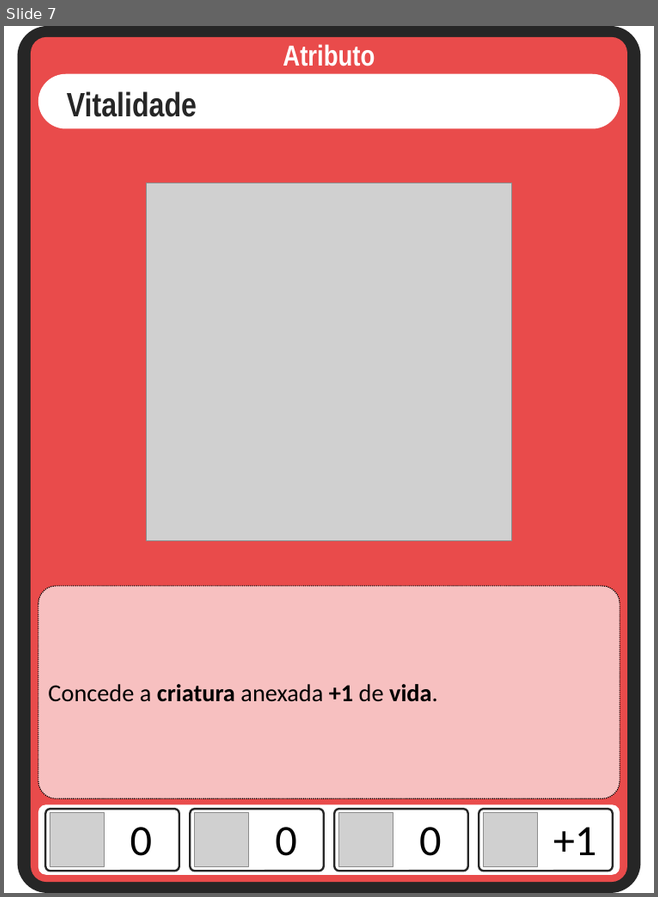
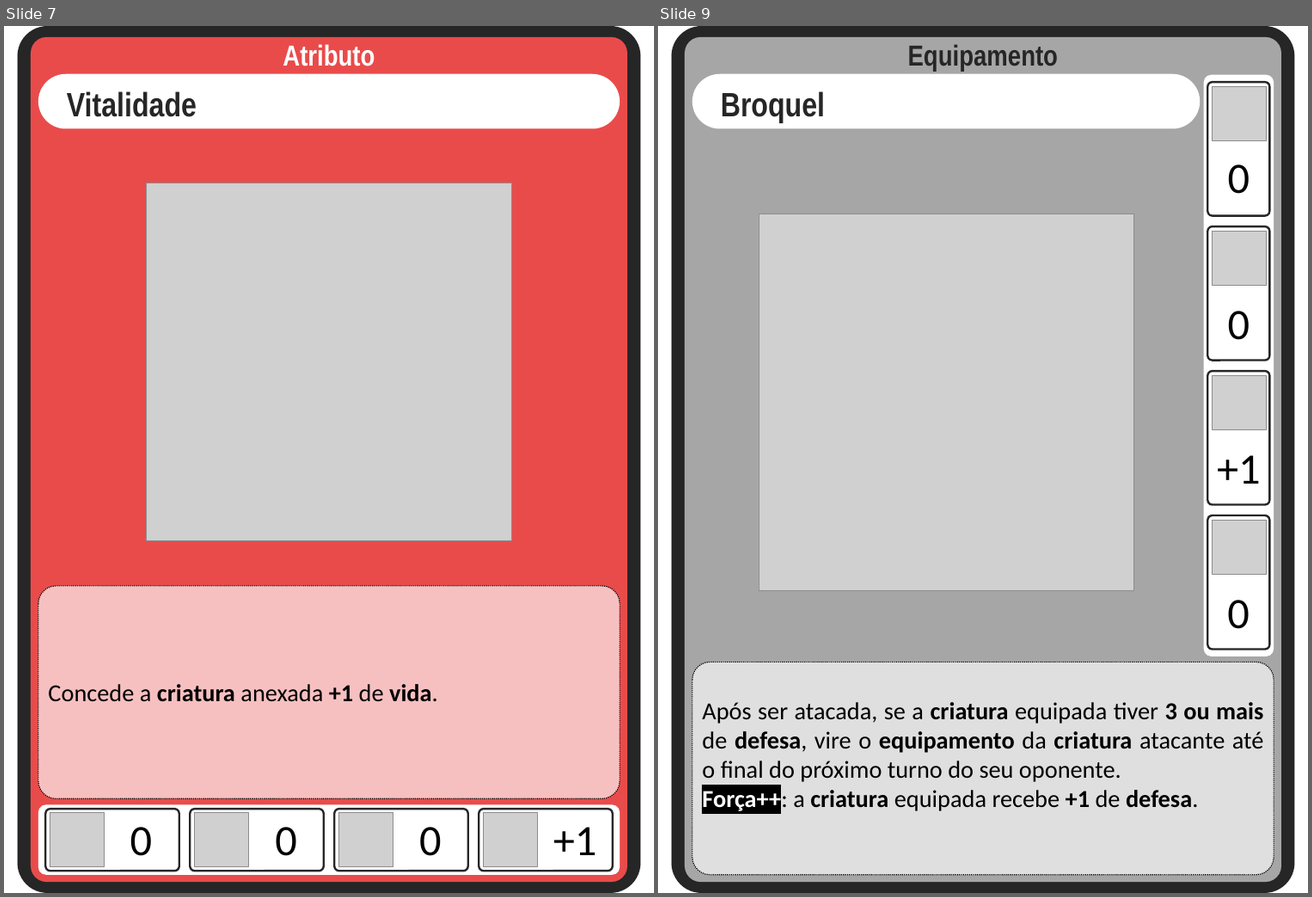
Before and after one commit to Aleyxom/Minimalist-Card-Game, a slide deck: slides tipos cartas/criaturas.pptx. Shown side by side, each under a label of ours: slide 7 before the commit, slides 7 and 9 after it; the slides between them are not shown. The pictures are 658x897 and 1312x897 pixels, drawn with LibreOffice and Linux fonts; fonts in the diff are those of the drawing; grey boxes stand for pictures. Boxes give left, top, right and bottom in pixels: in the first picture for what was removed or moved away, otherwise in the second. Text is boxed around its words. In the diff, an @@ line names an element or a change of style, - is before the commit and + after.

Commit message:
criando algumas cartas de equipamento

```diff
--- a/slides tipos cartas/criaturas.pptx
+++ b/slides tipos cartas/criaturas.pptx
@@ slide 9 added at (658,26,1308,893), background #FFFFFF @@
@@ group added at (671,26,1294,893): 9 rounded rectangles, 6 texts, 5 pictures @@
+Broquel
+Equipamento
+Após ser atacada, se a criatura equipada tiver 3 ou mais de defesa, vire o equipamento da criatura atacante até o final do próximo turno do seu oponente.
+Força++: a criatura equipada recebe +1 de defesa.
+0
+0
++1
+0
```
Also in this commit, not shown: 4 slides changed, 1 other slide added, 4 other files.
